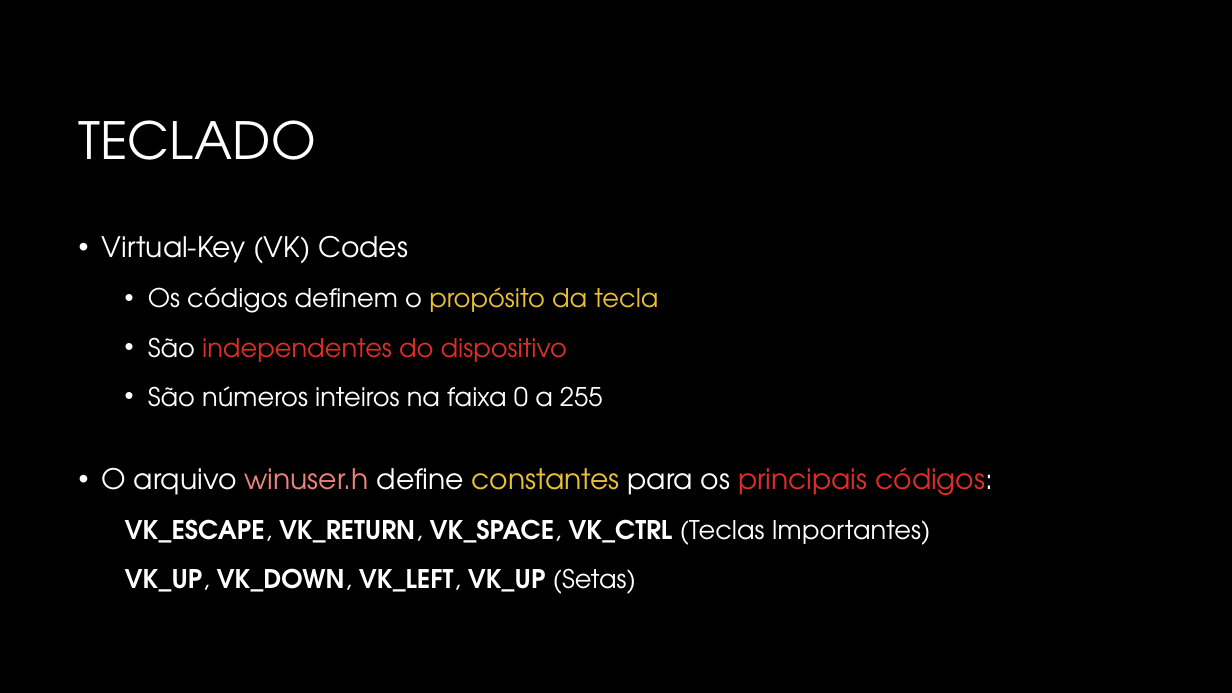
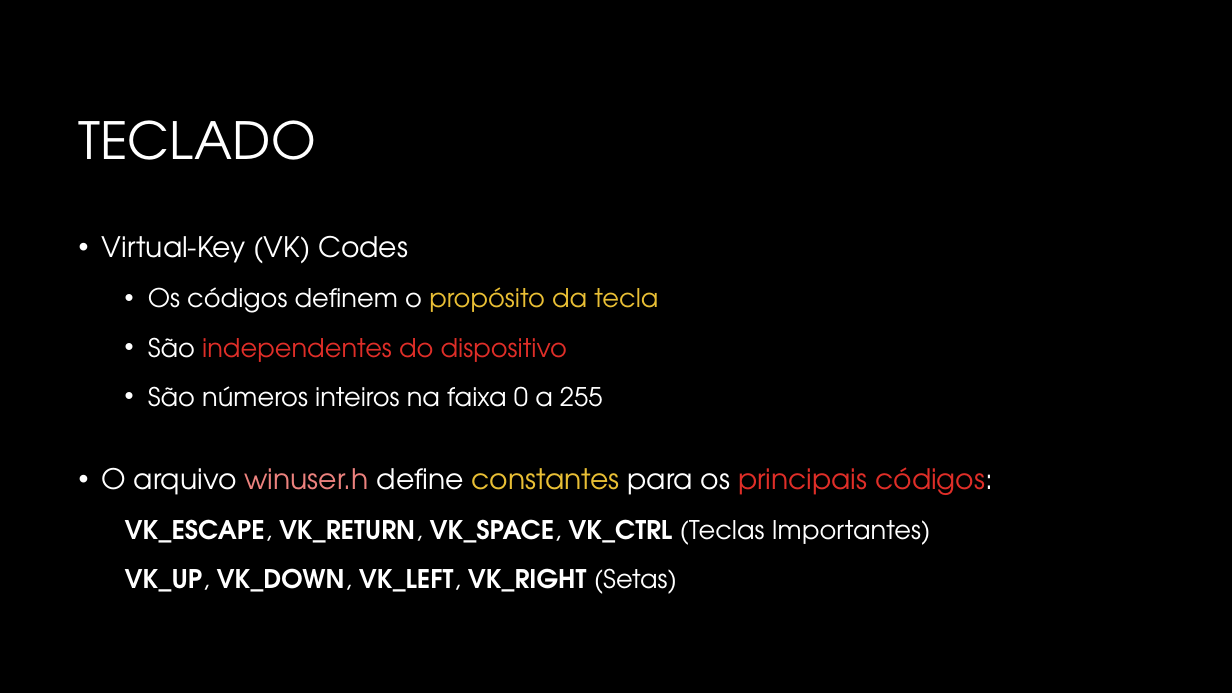
Before and after one commit to JudsonSS/CG, a slide deck: slide 7 of Slides/03. Dispositivos de Interação.pptx. Drawn at 1232x693 pixels with LibreOffice and Linux fonts; fonts in the diff are those of the drawing; background and template pictures are left out. Boxes give left, top, right and bottom in pixels: in the first picture for what was removed or moved away, otherwise in the second. Text is boxed around its words. In the diff, an @@ line names an element or a change of style, - is before the commit and + after.

```diff
--- a/Slides/03. Dispositivos de Interação.pptx
+++ b/Slides/03. Dispositivos de Interação.pptx
@@ text at box(125, 568, 677, 594): text changed @@
-  VK_UP, VK_DOWN, VK_LEFT, VK_UP (Setas)
+  VK_UP, VK_DOWN, VK_LEFT, VK_RIGHT (Setas)
```
Also in this commit, not shown: 6 other slides changed.
